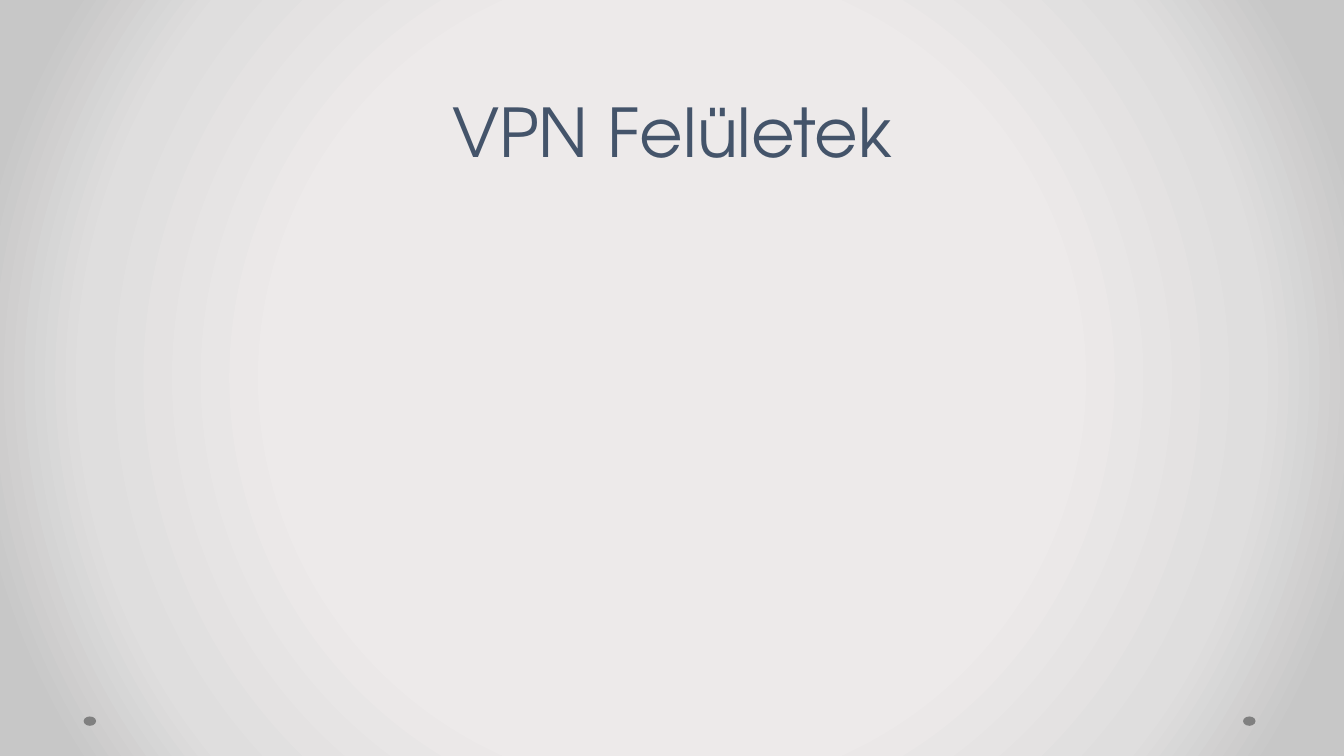
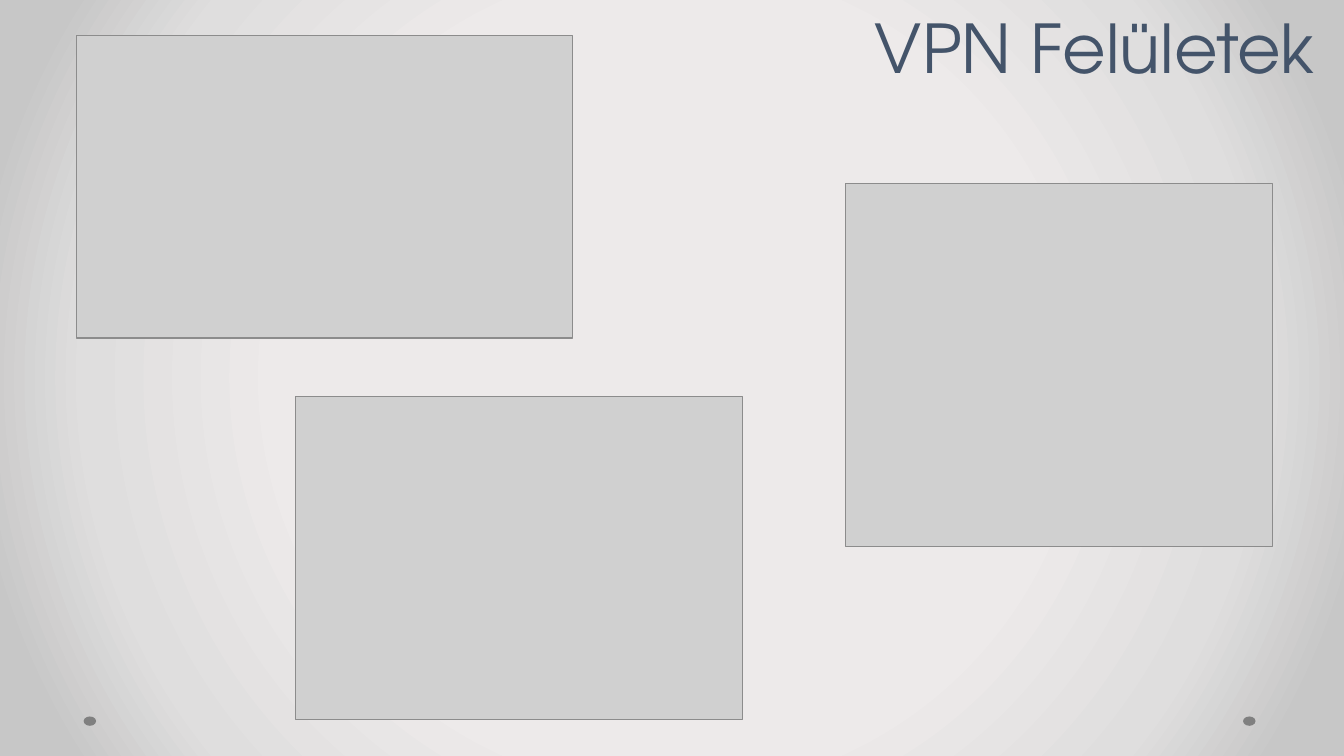
Before and after one commit to lampandras/ppt-bemutato-szakmai, a slide deck: slide 5 of VPN-hálózatok.pptx. Drawn at 1344x756 pixels with LibreOffice and Linux fonts; fonts in the diff are those of the drawing; grey boxes stand for pictures. Boxes give left, top, right and bottom in pixels: in the first picture for what was removed or moved away, otherwise in the second. Text is boxed around its words. In the diff, an @@ line names an element or a change of style, - is before the commit and + after.

```diff
--- a/VPN-hálózatok.pptx
+++ b/VPN-hálózatok.pptx
@@ title "VPN Felületek": place and size @@
-title "VPN Felületek" at bbox=[452, 107, 891, 158]
+title "VPN Felületek" at bbox=[875, 23, 1314, 74]
@@ picture added at bbox=[77, 35, 573, 338] @@
@@ picture added at bbox=[846, 184, 1273, 545] @@
@@ picture added at bbox=[295, 396, 743, 720] @@
```
Also in this commit, not shown: 4 other slides changed, 2 slides added, 1 slide removed.
